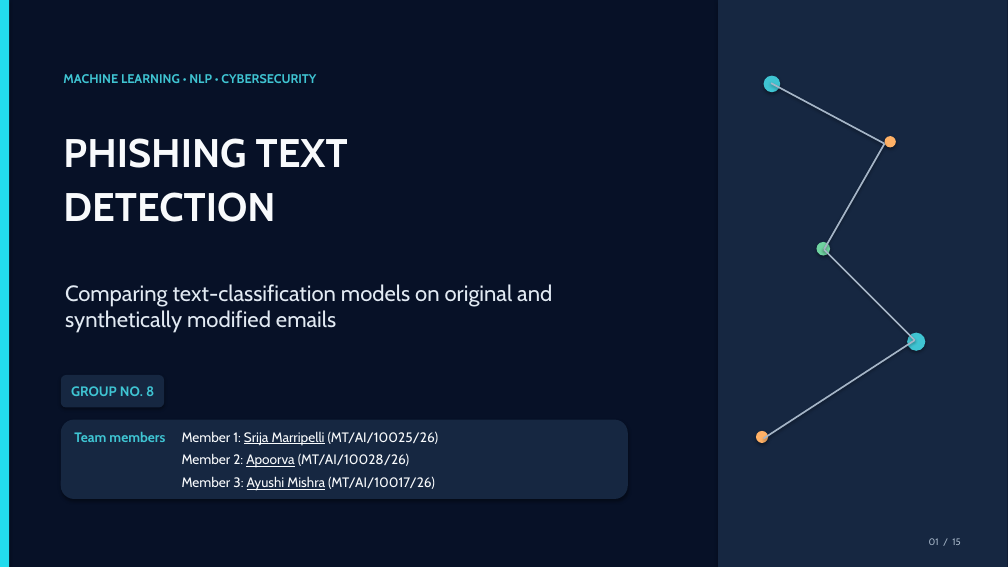
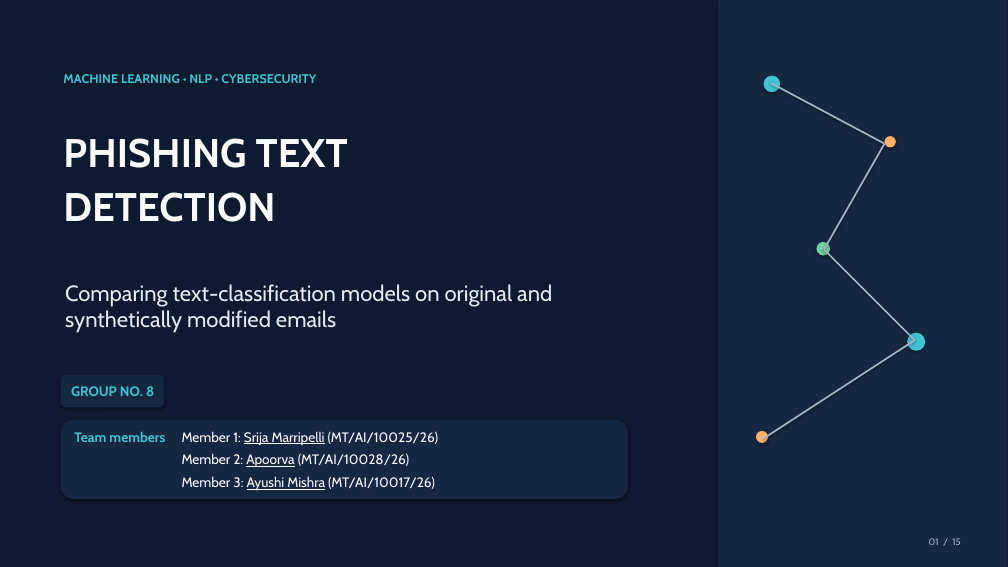
Before and after one commit to A0058/MTech-AIML-Project_8_PhishingTextDetection, a slide deck: slide 1 of presentation/MAI PPT Group No. 8.pptx. Drawn at 1008x567 pixels with LibreOffice and Linux fonts; fonts in the diff are those of the drawing. Boxes give left, top, right and bottom in pixels: in the first picture for what was removed or moved away, otherwise in the second. Text is boxed around its words. In the diff, an @@ line names an element or a change of style, - is before the commit and + after.

```diff
--- a/presentation/MAI PPT Group No. 8.pptx
+++ b/presentation/MAI PPT Group No. 8.pptx
@@ background #071127 to #0E1A2F @@
@@ rectangle removed at (0,0,9,567) @@
```
Also in this commit, not shown: 15 slides added, 8 slides removed.
